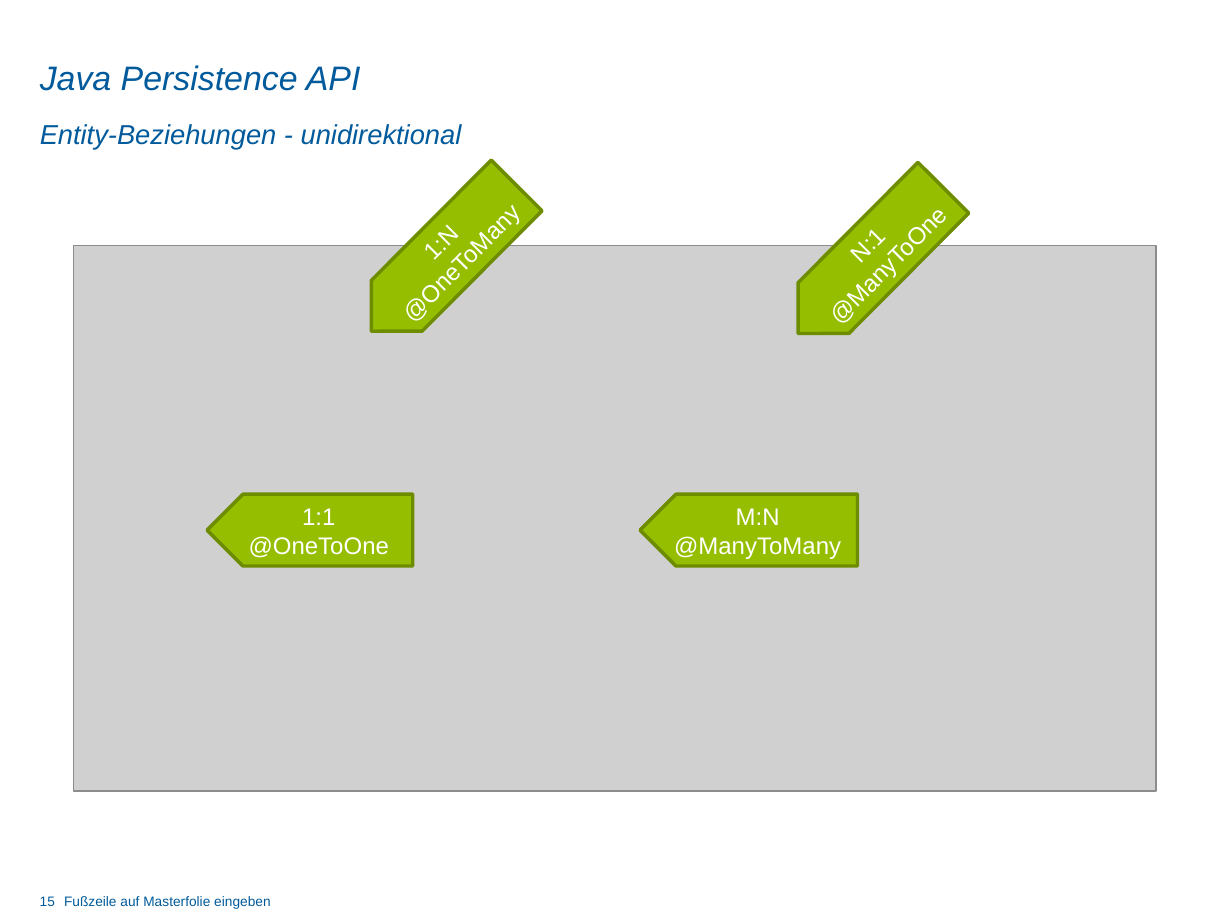
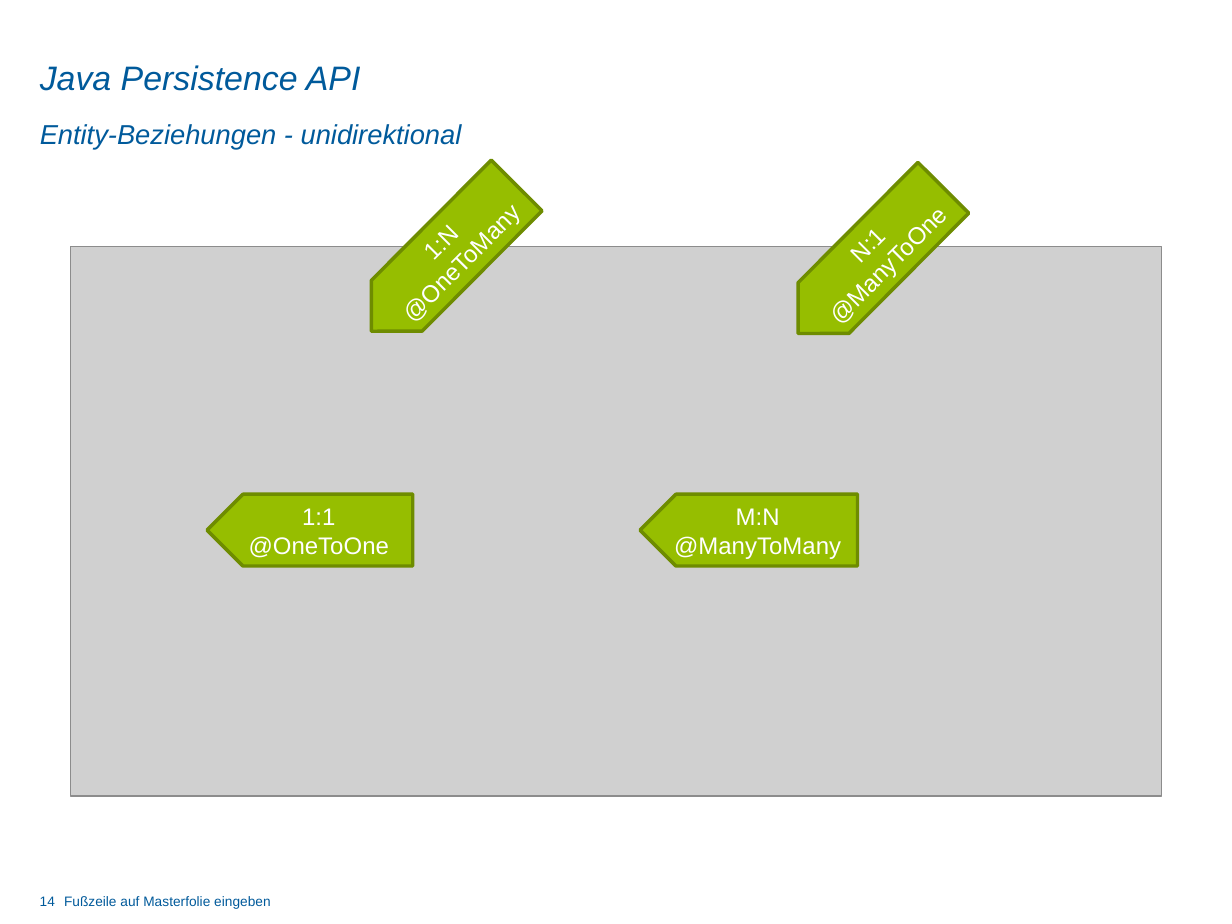
Before and after one commit to chw9022/iis_thema_1, a slide deck: slide 14 of Präsentation/Präsentation_V1.pptx (slide 15 before the commit). Drawn at 1232x924 pixels with LibreOffice and Linux fonts; fonts in the diff are those of the drawing; grey boxes stand for pictures; background and template pictures are left out. Boxes give left, top, right and bottom in pixels: in the first picture for what was removed or moved away, otherwise in the second. Text is boxed around its words. In the diff, an @@ line names an element or a change of style, - is before the commit and + after.

```diff
--- a/Präsentation/Präsentation_V1.pptx
+++ b/Präsentation/Präsentation_V1.pptx
@@ picture: place and size @@
-picture at [74,246,1157,792]
+picture at [70,246,1162,796]
@@ page number at [40,896,55,906]: text changed @@
-15
+14
```
Also in this commit, not shown: 4 other slides changed, 1 slide removed.
